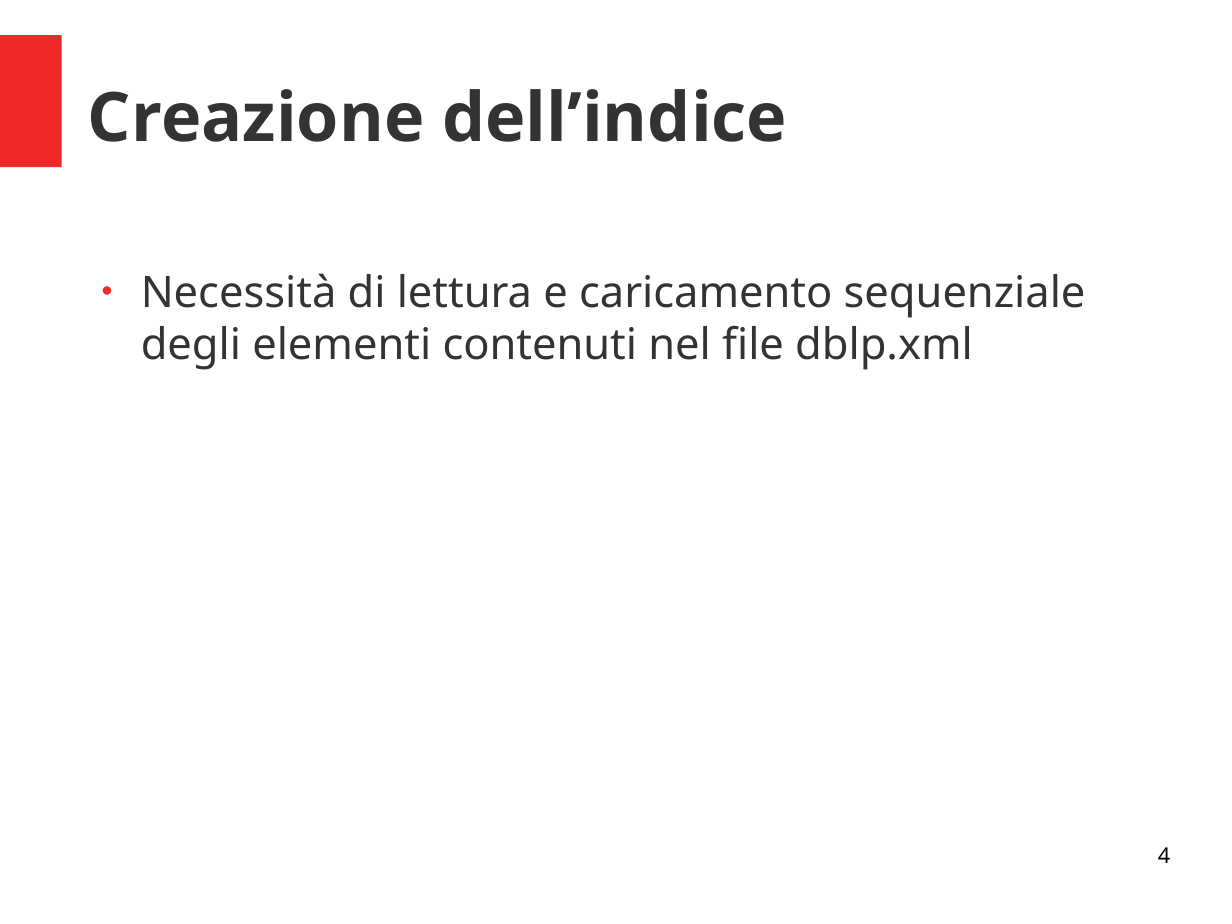
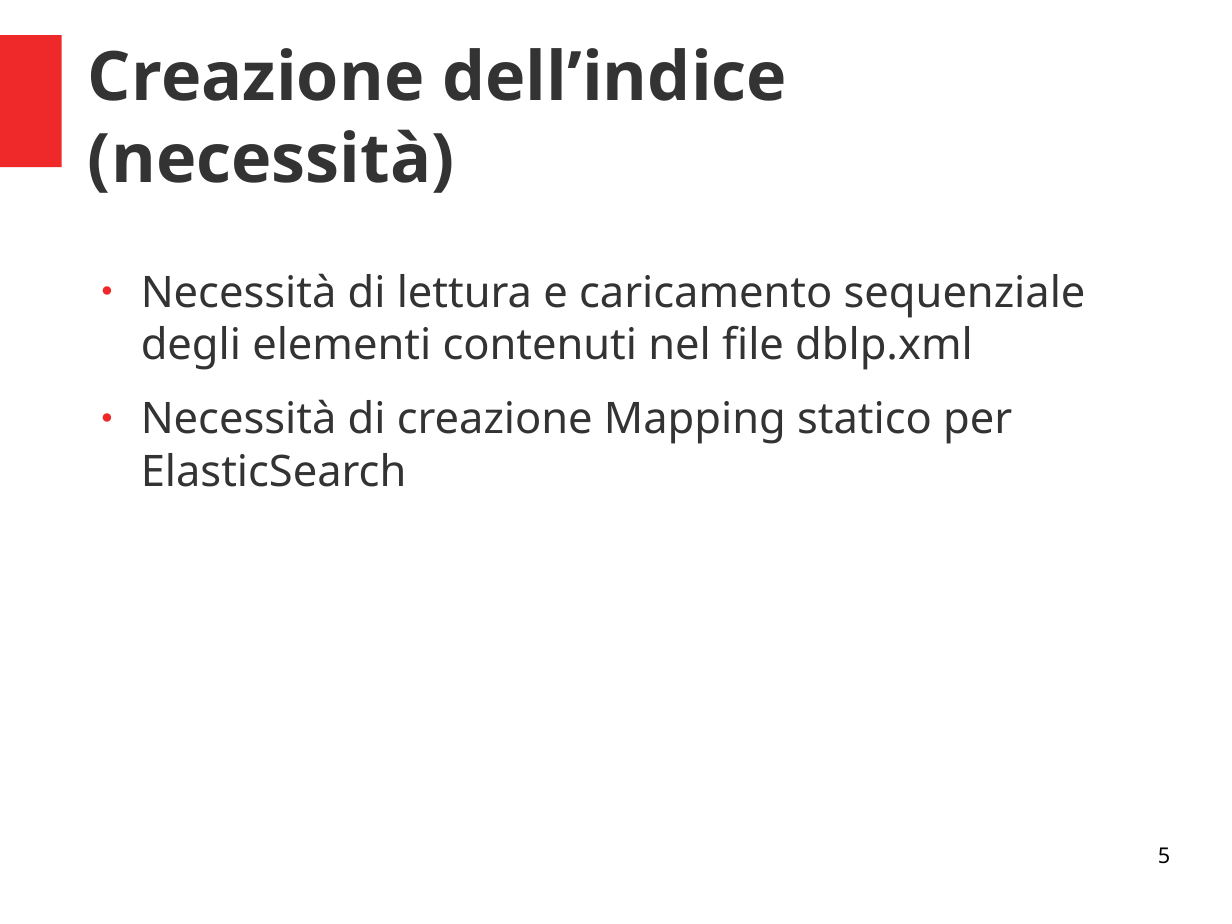
Before and after one commit to The-BFG/DBLP, a slide deck: slide 5 of PresentazioneProgetto.odp (slide 4 before the commit). Drawn at 1232x924 pixels with LibreOffice and Linux fonts; fonts in the diff are those of the drawing. Boxes give left, top, right and bottom in pixels: in the first picture for what was removed or moved away, otherwise in the second. Text is boxed around its words. In the diff, an @@ line names an element or a change of style, - is before the commit and + after.

```diff
--- a/PresentazioneProgetto.odp
+++ b/PresentazioneProgetto.odp
@@ title at (88,48,787,193): text changed @@
-Creazione dell’indice
+Creazione dell’indice (necessità)
@@ text at (141,399,1012,487): paragraph added @@
+● Necessità di creazione Mapping statico per ElasticSearch
@@ page number at (1158,847,1170,864): text changed @@
-4
+5
```
Also in this commit, not shown: 1 other slide changed, 10 slides added.
